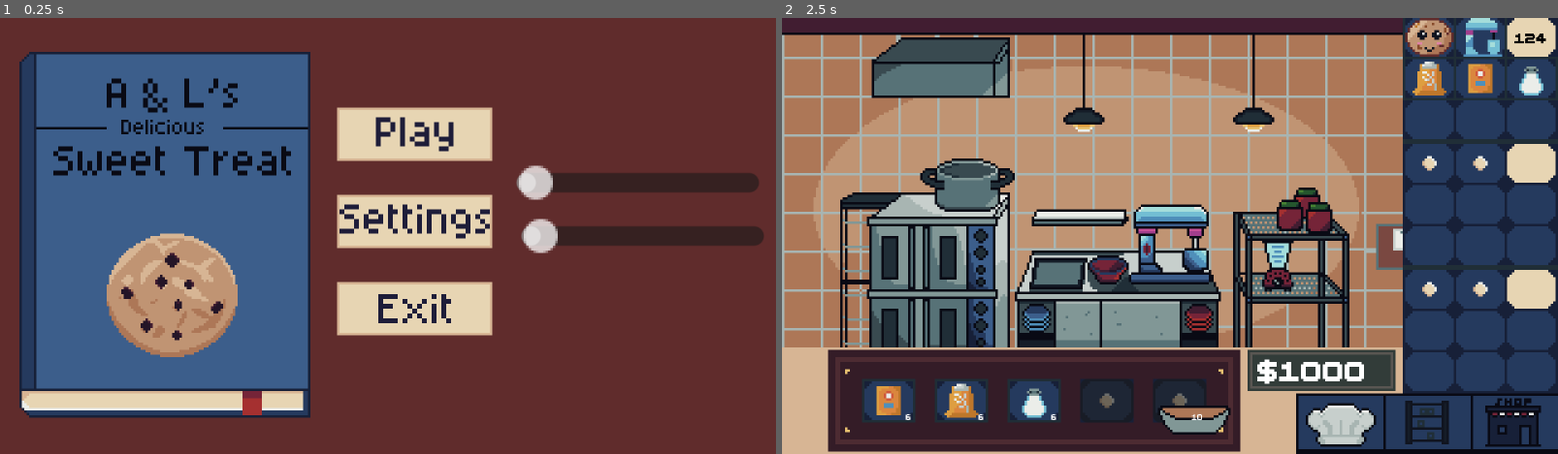
Above: before the commit, frames 1-2 (left to right).
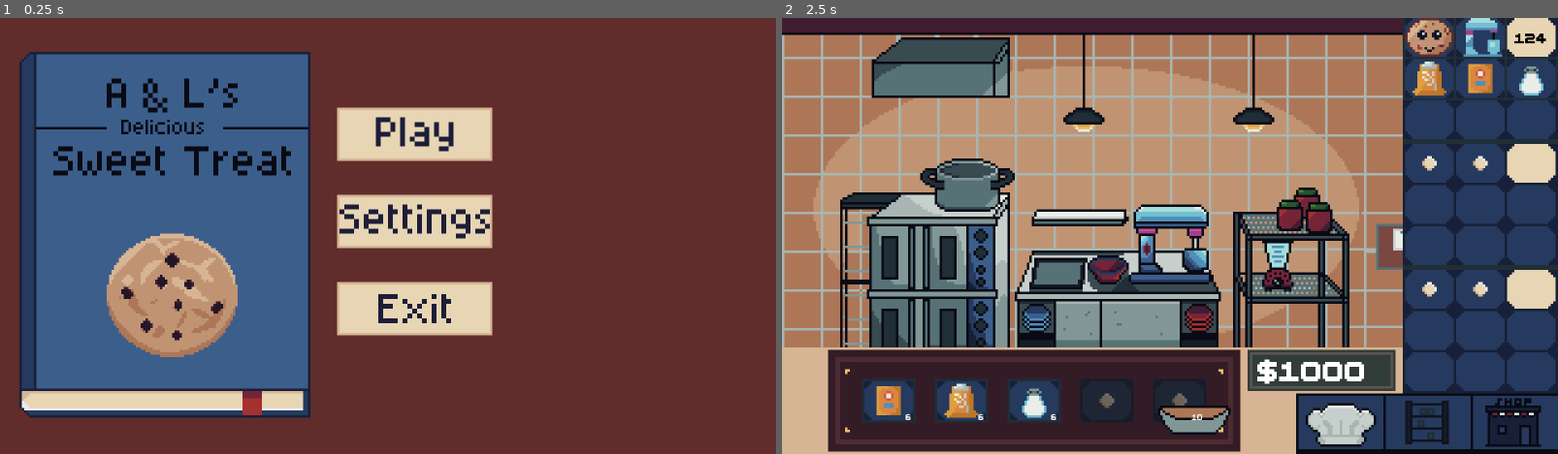
Above: after the commit, the same moments.

Repository: amusci/sweet-treat
Game: Godot game, scene res://Scenes/Areas/UIScenes/title_screen.tscn
The game is run twice, just before and just after one commit, with the same random seed, the same clock (stepped at 60 frames per second) and the same inputs.
Inputs (mouse positions are in pixels of both pictures, inside the frame that each line leads up to):
- Up to frame 1 (0.25 s): no input
- Up to frame 2 (2.5 s): tap Enter at 0.5, 2 s; move the mouse to (1340, 214) at 0.52 s; click (1340, 214) at 0.67 s; tap Space at 1.25 s; drag from (1014, 257) to (1131, 323) at 1.27 s; move the mouse to (1247, 140) at 2.02 s; click (1247, 140) at 2.17 s

The runs differ from the first frame. In frame 1, 2.9% of the frame differs, in the area x 66-99%, y 33-54%; in frame 2, nothing differs.

Commit message:
move settings to title screen
i am a boolean wizard

Diff:
--- a/Scenes/Areas/UIScenes/title_screen.tscn
+++ b/Scenes/Areas/UIScenes/title_screen.tscn
@@ -38,20 +38,42 @@
 offset_right = 203.0
 offset_bottom = 131.0
 
-[node name="SFXSlider" type="HSlider" parent="."]
+[node name="SettingsToggle" type="Control" parent="."]
+anchors_preset = 0
+offset_right = 40.0
+offset_bottom = 40.0
+
+[node name="MusicSlider" type="HSlider" parent="SettingsToggle"]
 layout_mode = 0
-offset_left = 213.0
-offset_top = 60.0
-offset_right = 313.0
-offset_bottom = 76.0
+offset_left = 212.0
+offset_top = 65.0
+offset_right = 312.0
+offset_bottom = 81.0
+max_value = 1.0
+step = 0.001
+value = 0.5
 
-[node name="MusicSlider" type="HSlider" parent="."]
+[node name="SFXSlider" type="HSlider" parent="SettingsToggle"]
 layout_mode = 0
-offset_left = 215.0
-offset_top = 82.0
-offset_right = 315.0
-offset_bottom = 98.0
+offset_left = 212.0
+offset_top = 85.0
+offset_right = 312.0
+offset_bottom = 101.0
+max_value = 1.0
+step = 0.001
+value = 0.5
+
+[node name="Button" type="Button" parent="SettingsToggle"]
+layout_mode = 0
+offset_left = 243.0
+offset_top = 110.0
+offset_right = 281.0
+offset_bottom = 141.0
+text = "test"
 
 [connection signal="pressed" from="Play" to="." method="_on_play_pressed"]
 [connection signal="pressed" from="Settings" to="." method="_on_settings_pressed"]
 [connection signal="pressed" from="Exit" to="." method="_on_exit_pressed"]
+[connection signal="value_changed" from="SettingsToggle/MusicSlider" to="." method="_on_music_slider_value_changed"]
+[connection signal="value_changed" from="SettingsToggle/SFXSlider" to="." method="_on_sfx_slider_value_changed"]
+[connection signal="pressed" from="SettingsToggle/Button" to="." method="_on_button_pressed"]
--- a/Scripts/UIRelated/title_screen.gd
+++ b/Scripts/UIRelated/title_screen.gd
@@ -4,9 +4,22 @@
 @onready var settings_button = $Settings
 @onready var exit_button = $Exit
 
+@onready var settings_toggle = $SettingsToggle
+@onready var sfx_slider = $SettingsToggle/SFXSlider
+@onready var button = $SettingsToggle/Button
+@onready var music_slider = $SettingsToggle/MusicSlider
+
 var starting_money := 1000
+var show_settings := false
 
 func _ready():
+	show_settings = false
+	settings_toggle.visible = false
+
+	# Set slider to saved volume
+	music_slider.value = MusicManager.get_current_volume()
+	sfx_slider.value = SfxManager.get_current_volume()
+
 	OrderManager.orders_spawning = false
 	Money.money = starting_money # This will reset the players money
 	var music = preload("res://Assets/Music/Test Song.wav")
@@ -23,9 +36,24 @@
 
 func _on_settings_pressed() -> void:
 	SfxManager.play_SFX(SfxManager.click)
-	get_tree().change_scene_to_file("res://Scenes/Areas/UIScenes/Settings.tscn")
+	show_settings = !show_settings
+	settings_toggle.visible = show_settings
+	#get_tree().change_scene_to_file("res://Scenes/Areas/UIScenes/Settings.tscn")
 	print("Settings Pressed")
 
 func _on_exit_pressed() -> void:
 	get_tree().quit()
 	print("Exit Pressed")
+
+func _on_music_slider_value_changed(value):
+	MusicManager.set_volume(value)
+	print("Volume Changed ", value)
+
+
+func _on_sfx_slider_value_changed(value):
+	SfxManager.set_volume(value)
+	print("Volume Changed ", value)
+
+
+func _on_button_pressed():
+	SfxManager.play_SFX(SfxManager.no)
